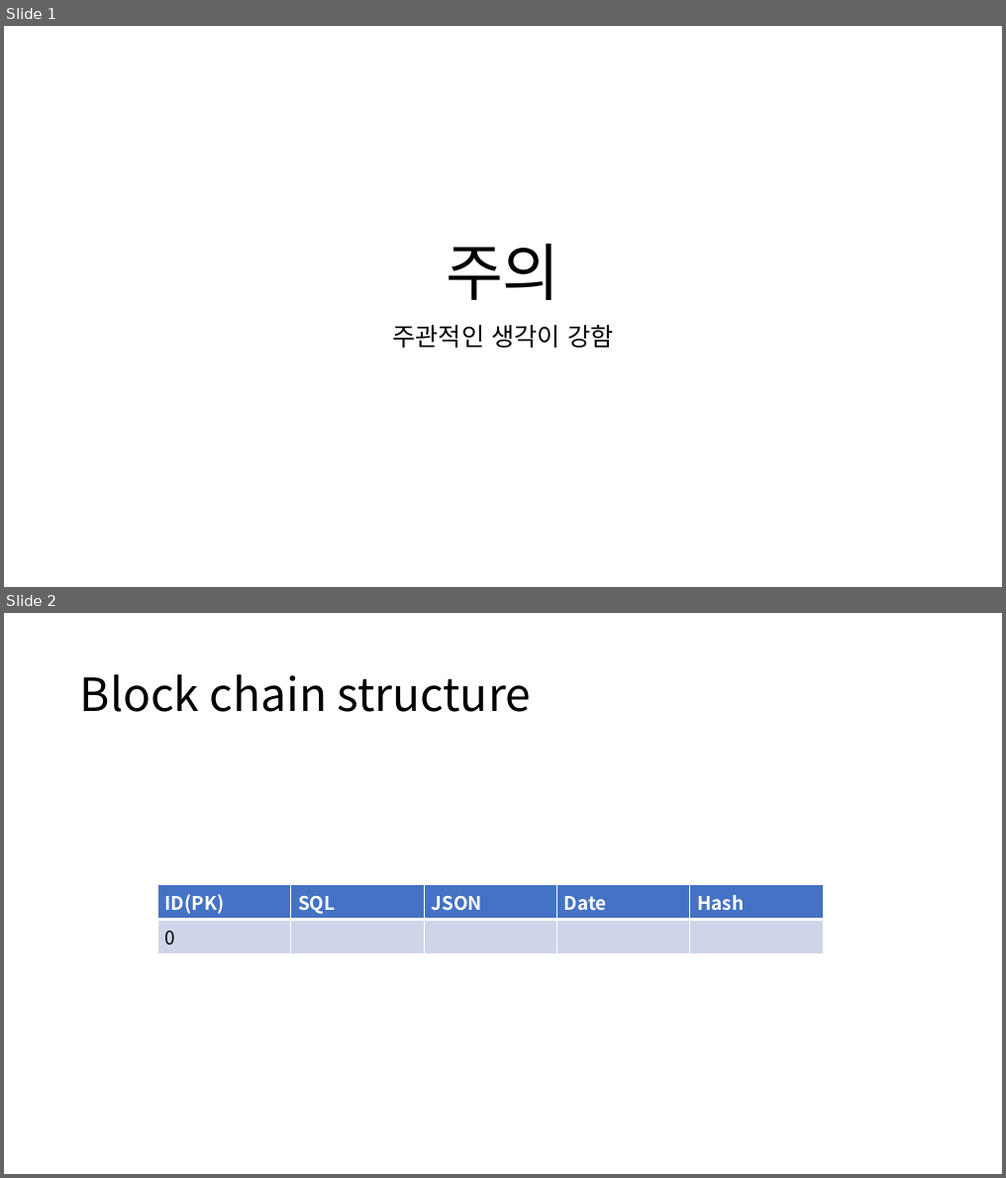
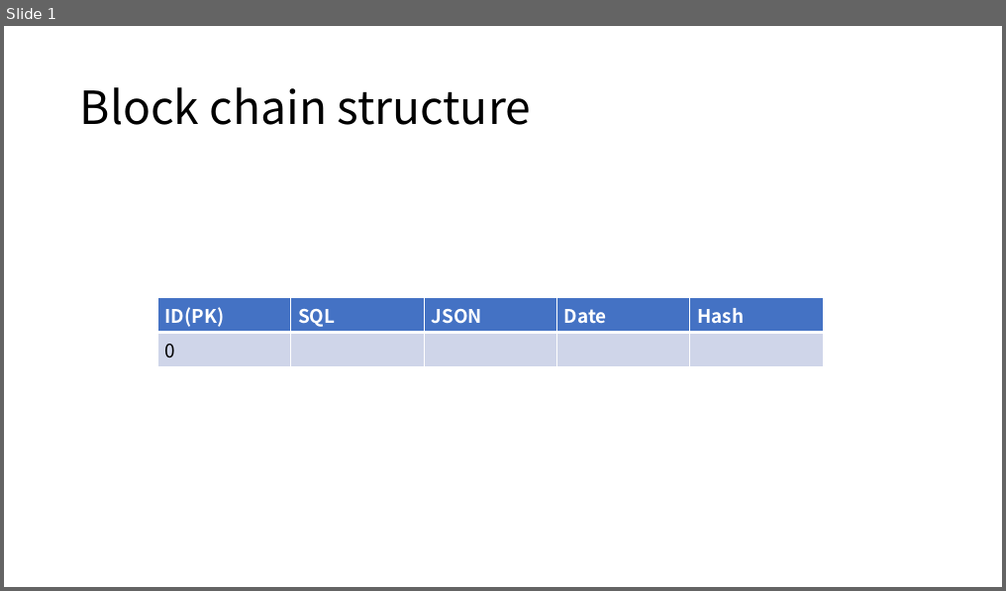
Before and after one commit to hslee1539/blockSQL, a slide deck: 컨셉.pptx. Shown one above the other, each under a label of ours: slides 1 and 2 before the commit, slide 1 after it. The pictures are 1006x1178 and 1006x591 pixels, drawn with LibreOffice and Linux fonts; fonts in the diff are those of the drawing. Boxes give left, top, right and bottom in pixels: in the first picture for what was removed or moved away, otherwise in the second. Text is boxed around its words. In the diff, an @@ line names an element or a change of style, - is before the commit and + after.

Commit message:
업로드

```diff
--- a/컨셉.pptx
+++ b/컨셉.pptx
@@ slide 1 removed at box(4, 26, 1002, 587), background #FFFFFF @@
@@ title removed at box(446, 244, 560, 300) @@
-주의
@@ subtitle removed at box(393, 325, 613, 348) @@
-주관적인 생각이 강함
@@ what was slide 2 is now slide 1 @@
```
